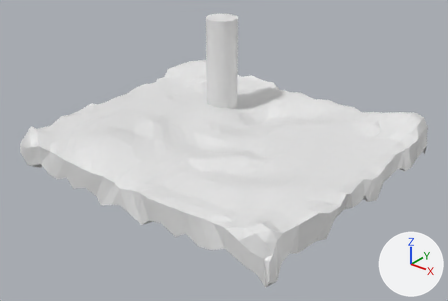
Two versions of the Blender file Assets/Blender/Structure/Ground1.blend, one commit apart.
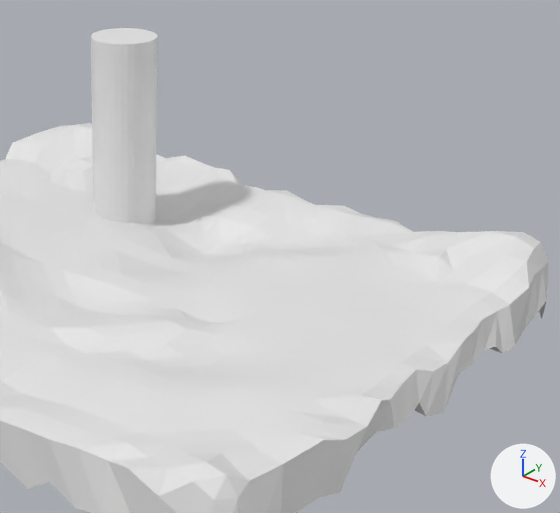
Each version is shown whole from a 50 mm camera at (88.8, -111.3, 60.7) aimed at (1.1, -1.7, -7.2), then close up on the part from 36% to 97% of the width and 0% to 83% of the height. Every picture has the same lights, and +X, +Y and +Z are marked at lower right.

The scene before the commit, as lines of its bpy script (objects in view):
```python
me_cylinder = bpy.data.meshes.new('Cylinder')
me_cylinder.from_pydata(...)  # a 32-sided cylinder along z spanning x -1.0..1.0, y -1.0..1.0, z -1.0..1.0
me_gound1 = bpy.data.meshes.new('Gound1')
me_gound1.from_pydata(...)  # 1296 vertices, 1294 faces; spans x -41.1..40.8, y -13.3..0.9, z -36.9..35.9
me_gound1.materials.append(mat_material)  # white #e7e7e7
ob_gound1 = bpy.data.objects.new('Gound1', me_gound1)
ob_gound1.location = (0.0, 0.0, 0.0)
ob_gound1.rotation_euler = (1.571, 0.0, 0.0)  # degrees (90, 0, 0)
_m = ob_gound1.modifiers.new('Boolean', 'BOOLEAN')
_m.object = ob_hole
_m.solver = 'FLOAT'
ob_hole = bpy.data.objects.new('Hole', me_cylinder)
ob_hole.location = (-13.7, 16.0, -2.1)
ob_hole.scale = (4.29, 4.29, 22.8)
```
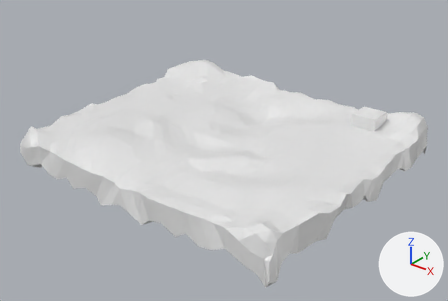
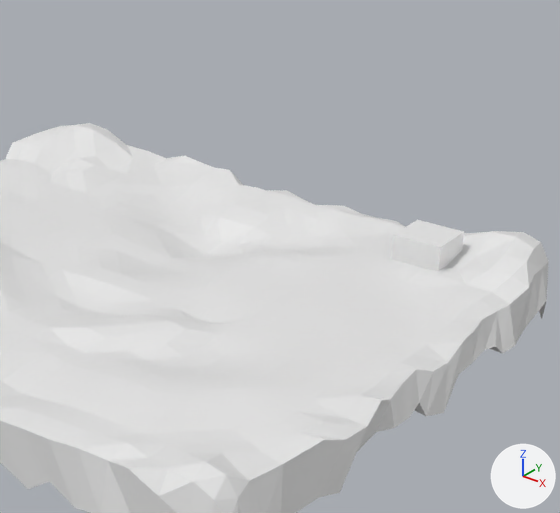
Location of each change, [x1, y1, x2, y2] in pixels of the close-ups (560 x 513 px):
'Gound1', reshaped, modifiers changed: [0, 123, 549, 513] in both
'Hole', deleted: before [91, 28, 157, 224]
'Cube', added: after [391, 220, 464, 271]

The edits, one by one:
Mesh me_cube is new.
It is a box spanning x -3.17..3.17, y -3.17..3.17, z -6.65..6.65.
Object 'Gound1' (ob_gound1) has a BOOLEAN modifier named 'Boolean'.
On modifier 'Boolean' of object 'Gound1' (ob_gound1), object goes from ob_hole to ob_cube.
Object 'Hole' (ob_hole) is deleted.
Object 'Cube' (ob_cube) is new; it shows me_cube.
Its location is (26.8, 24.9, -5.7).
